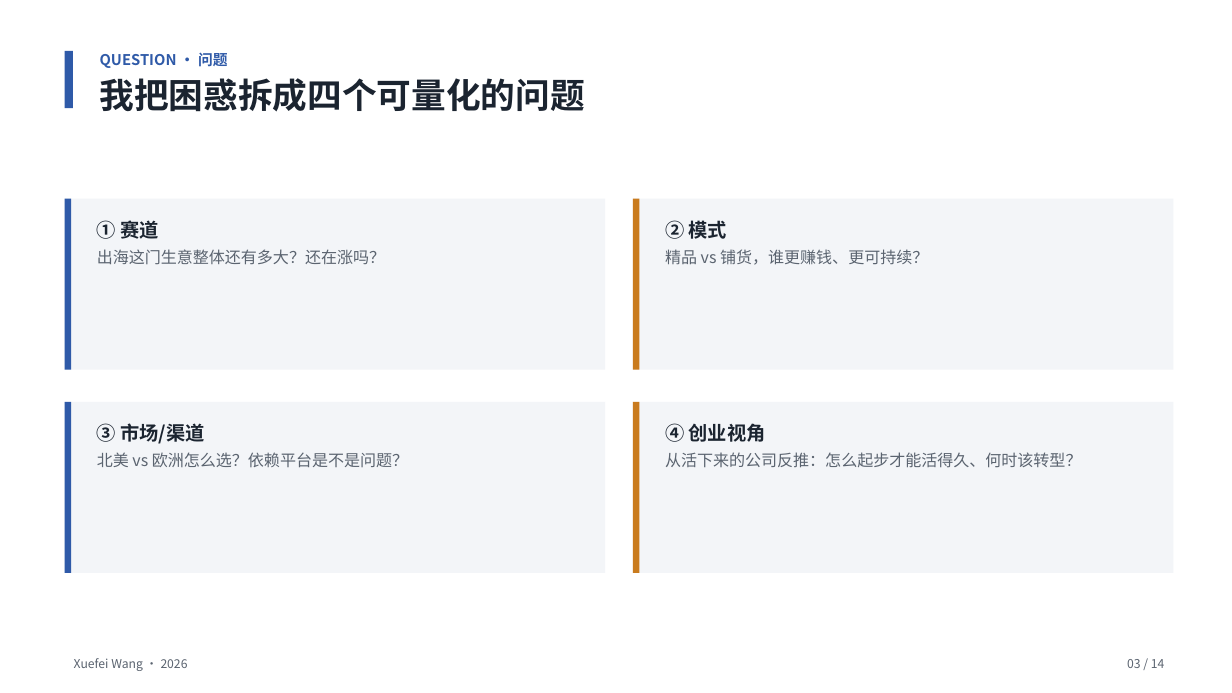
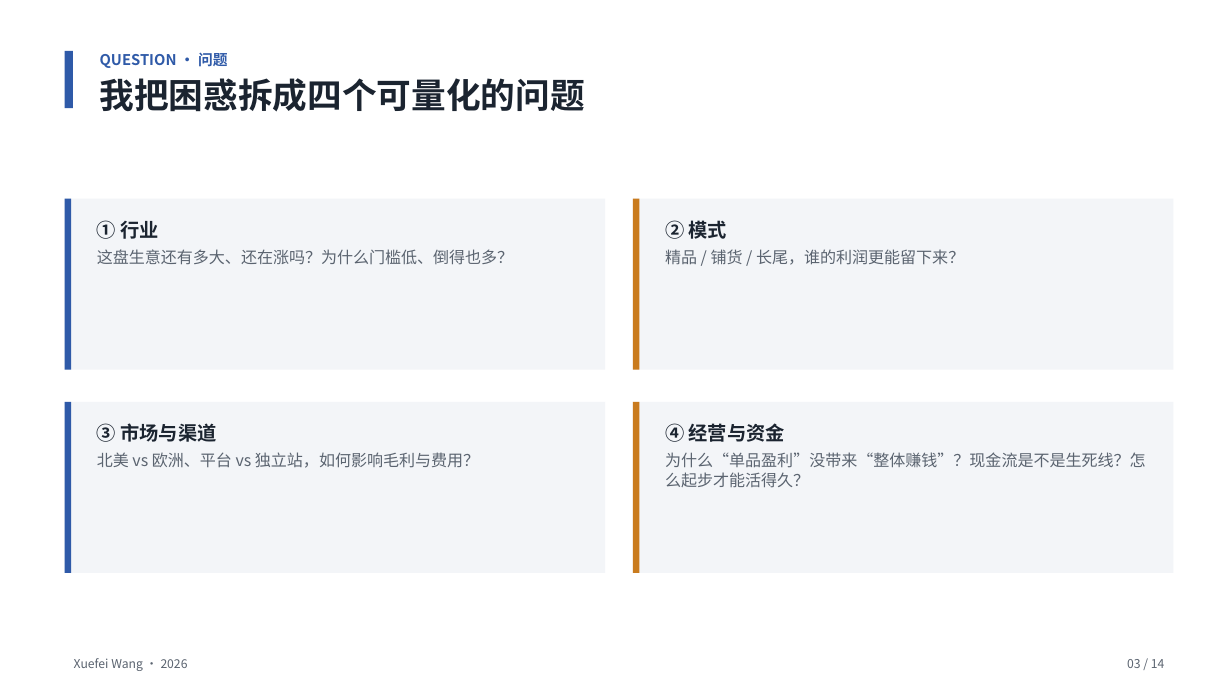
Before and after one commit to Ashely-sudo/cross-border-analysis, a slide deck: slide 3 of presentation/中国跨境电商出海赛道分析-项目故事-v2.pptx. Drawn at 1232x693 pixels with LibreOffice and Linux fonts; fonts in the diff are those of the drawing. Boxes give left, top, right and bottom in pixels: in the first picture for what was removed or moved away, otherwise in the second. Text is boxed around its words. In the diff, an @@ line names an element or a change of style, - is before the commit and + after.

```diff
--- a/presentation/中国跨境电商出海赛道分析-项目故事-v2.pptx
+++ b/presentation/中国跨境电商出海赛道分析-项目故事-v2.pptx
@@ text at (x1=97, y1=220, x2=513, y2=265): text changed @@
-① 赛道
-出海这门生意整体还有多大？还在涨吗？
+① 行业
+这盘生意还有多大、还在涨吗？为什么门槛低、倒得也多？
@@ text at (x1=665, y1=249, x2=964, y2=265): text changed @@
-精品 vs 铺货，谁更赚钱、更可持续？
+精品 / 铺货 / 长尾，谁的利润更能留下来？
@@ text at (x1=97, y1=423, x2=479, y2=468): text changed @@
-③ 市场/渠道
-北美 vs 欧洲怎么选？依赖平台是不是问题？
+③ 市场与渠道
+北美 vs 欧洲、平台 vs 独立站，如何影响毛利与费用？
@@ text at (x1=665, y1=423, x2=1145, y2=488): text changed @@
-④ 创业视角
-从活下来的公司反推：怎么起步才能活得久、何时该转型？
+④ 经营与资金
+为什么“单品盈利”没带来“整体赚钱”？现金流是不是生死线？怎么起步才能活得久？
```
Also in this commit, not shown: 2 other slides changed, 1 other file.
